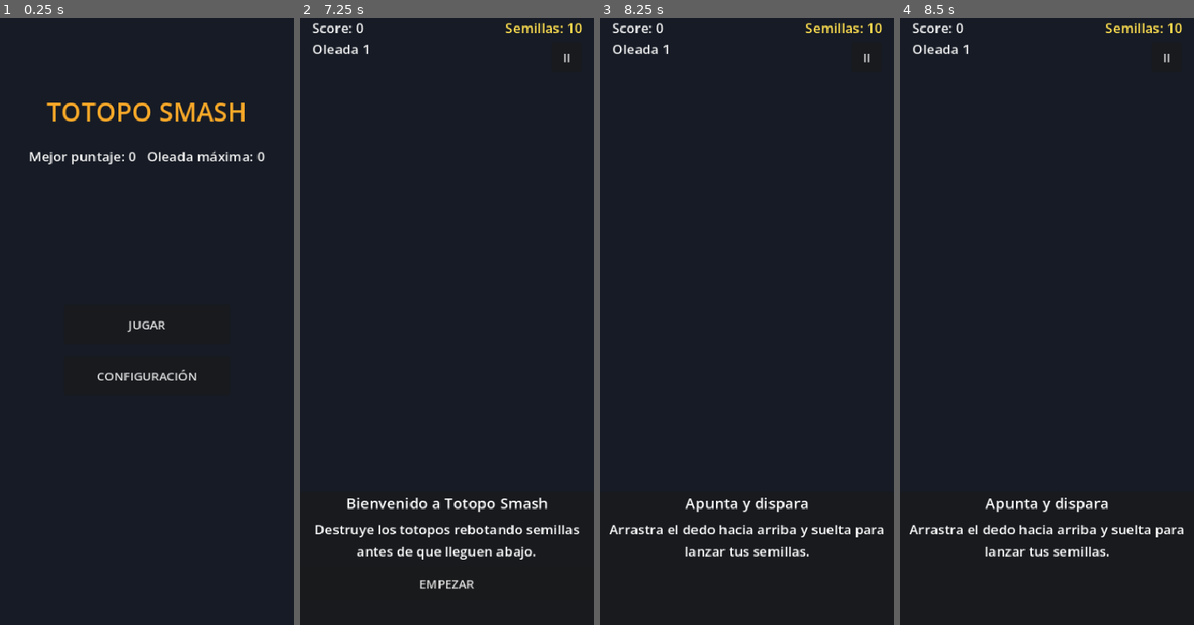
Above: before the commit, frames 1-4 (left to right).
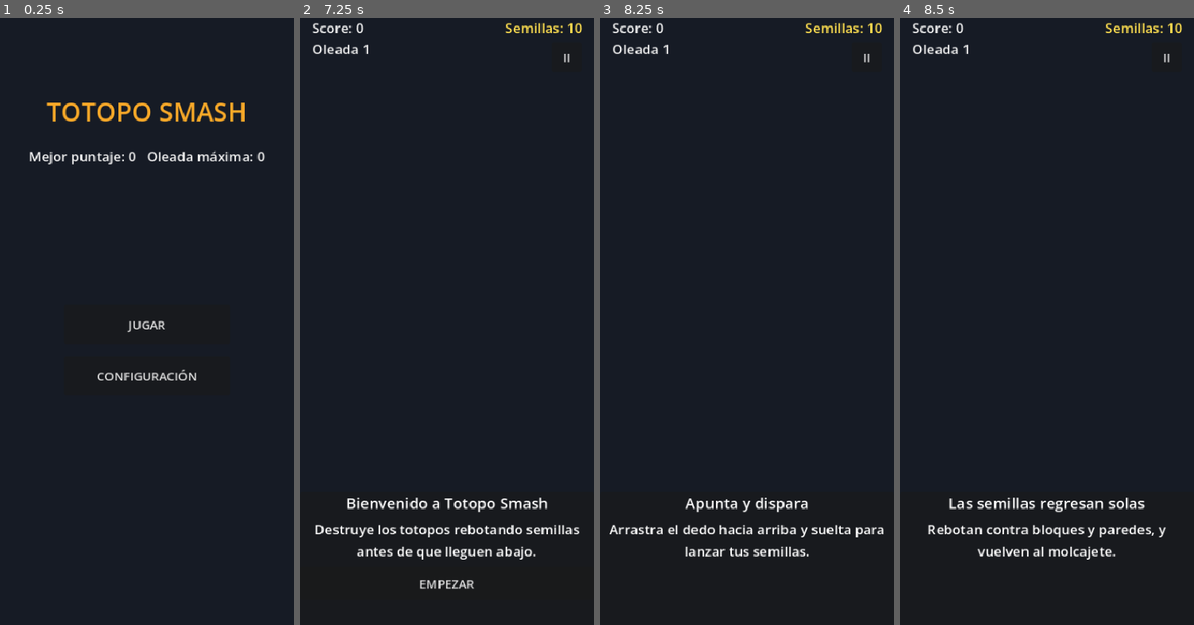
Above: after the commit, the same moments.

Repository: JoseNoIP/gb-TotopoSmash
Game: Godot game, scene res://src/scenes/MainMenu.tscn
The game is run twice, just before and just after one commit, with the same random seed, the same clock (stepped at 60 frames per second) and the same inputs.
Inputs (mouse positions are in pixels of both pictures, inside the frame that each line leads up to):
- Up to frame 1 (0.25 s): no input
- Up to frame 2 (7.25 s): click "JUGAR" at 0.5 s; click "EMPEZAR" at 1.25 s; click "II" at 2 s; click "REINICIAR" at 2.75 s; click "EMPEZAR" at 3.5 s; click "II" at 4.25 s; click "REINICIAR" at 5 s; click "II" at 5.75 s; click "REINICIAR" at 6.5 s
- Up to frame 3 (8.25 s): click "EMPEZAR" at 7.25 s; tap Enter at 8 s; move the mouse to (811, 272) at 8.02 s; hold Shift from 8.03 s (still down); click (811, 272) at 8.17 s
- Up to frame 4 (8.5 s): keep holding Shift

Frames 1-3 are identical in both runs. In frame 4, 2.2% of the frame differs, in the area x 3-97%, y 79-90%.

Commit message:
Add Totopo Smash app icon and splash screen assets; update project configuration for touch input emulation

Diff:
--- a/project.godot
+++ b/project.godot
@@ -53,6 +53,13 @@
 ]
 }
 
+[input_devices]
+
+; El Mortar solo escucha InputEventScreenTouch/Drag (GDD: control táctil de 1 dedo).
+; Sin esto, mouse/trackpad en el editor de escritorio no generan esos eventos y
+; apuntar/disparar no responde a nada (Godot no emula touch desde mouse por defecto).
+pointing/emulate_touch_from_mouse=true
+
 [layer_names]
 
 ; Physics layer naming (matches collision_mask usage in code)
Binary file added: assets/icon.png
Binary file added: assets/splash.png
Not shown, changed: CLAUDE.md
Not shown, changed: tools/gen_assets.py
